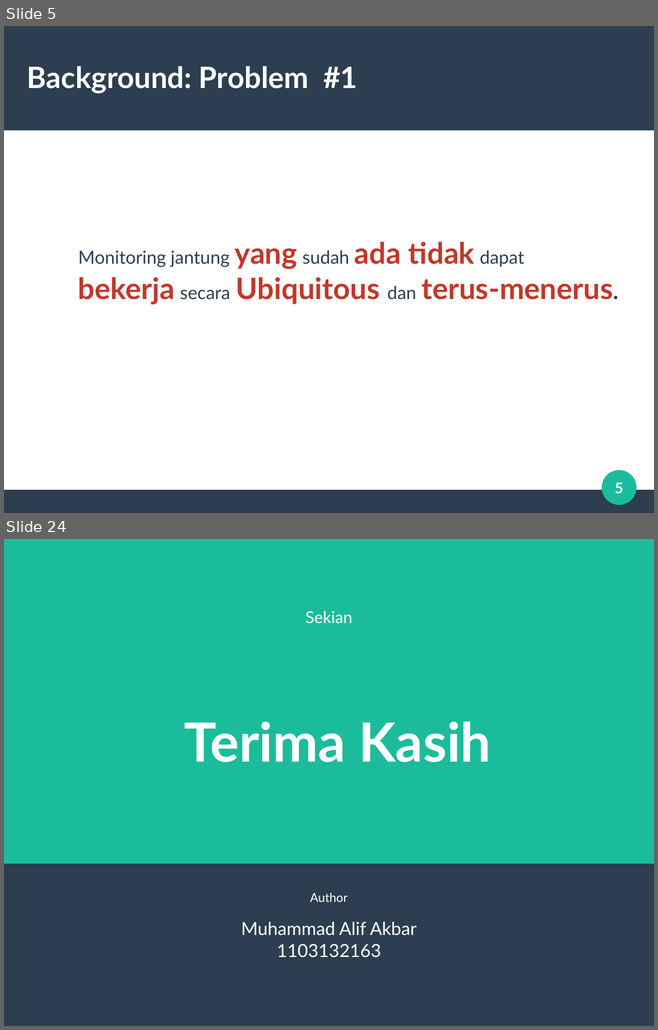
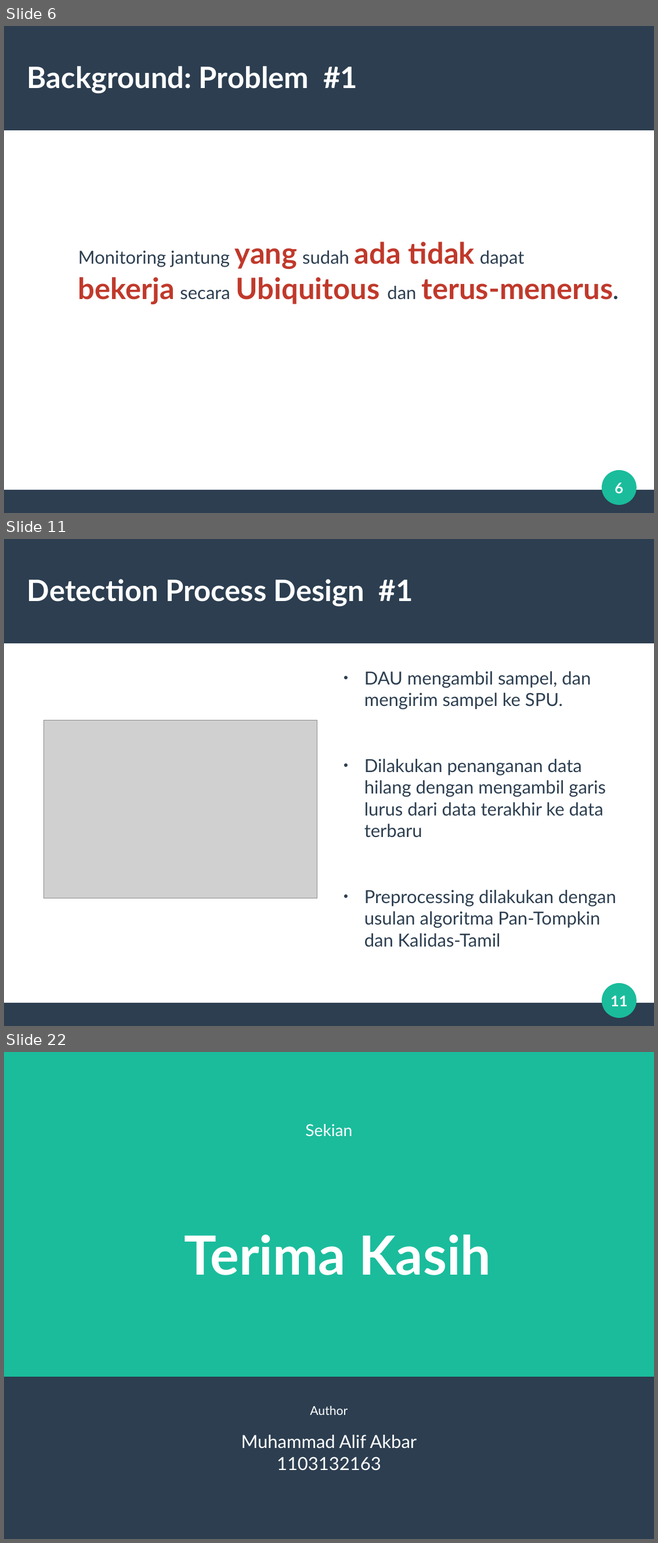
Before and after one commit to alifgiant/TA-Paper, a slide deck: presentation/Silde Sidang.odp. Shown one above the other, each under a label of ours: slides 5 and 24 before the commit, slides 6, 11 and 22 after it; the slides between them are not shown. The pictures are 658x1030 and 658x1543 pixels, drawn with LibreOffice and Linux fonts; fonts in the diff are those of the drawing; grey boxes stand for pictures. Boxes give left, top, right and bottom in pixels: in the first picture for what was removed or moved away, otherwise in the second. Text is boxed around its words. In the diff, an @@ line names an element or a change of style, - is before the commit and + after.

```diff
--- a/presentation/Silde Sidang.odp
+++ b/presentation/Silde Sidang.odp
@@ slide 11 added at [4, 539, 654, 1026], background #FFFFFF; not listed: 3 template elements that a slide beside it also shows @@
@@ title added at [27, 579, 413, 606], 36 pt, text #FFFFFF, bold @@
+Detection Process Design #1
@@ text added at [364, 671, 616, 947], 22 pt, text #2C3E50 @@
+● DAU mengambil sampel, dan mengirim sampel ke SPU.
+● Dilakukan penanganan data hilang dengan mengambil garis lurus dari data terakhir ke data terbaru
+● Preprocessing dilakukan dengan usulan algoritma Pan-Tompkin dan Kalidas-Tamil
@@ picture added at [43, 721, 317, 899] @@
@@ page number added at [610, 995, 627, 1006], 18 pt, text #FFFFFF, bold @@
+11
@@ what was slide 5 is now slide 6 @@
@@ page number at [614, 482, 623, 494]: text changed @@
-5
+6
@@ what was slide 24 is now slide 22 @@
```
Also in this commit, not shown: 11 slides changed, 15 other slides added, 8 slides removed, 6 other files.
